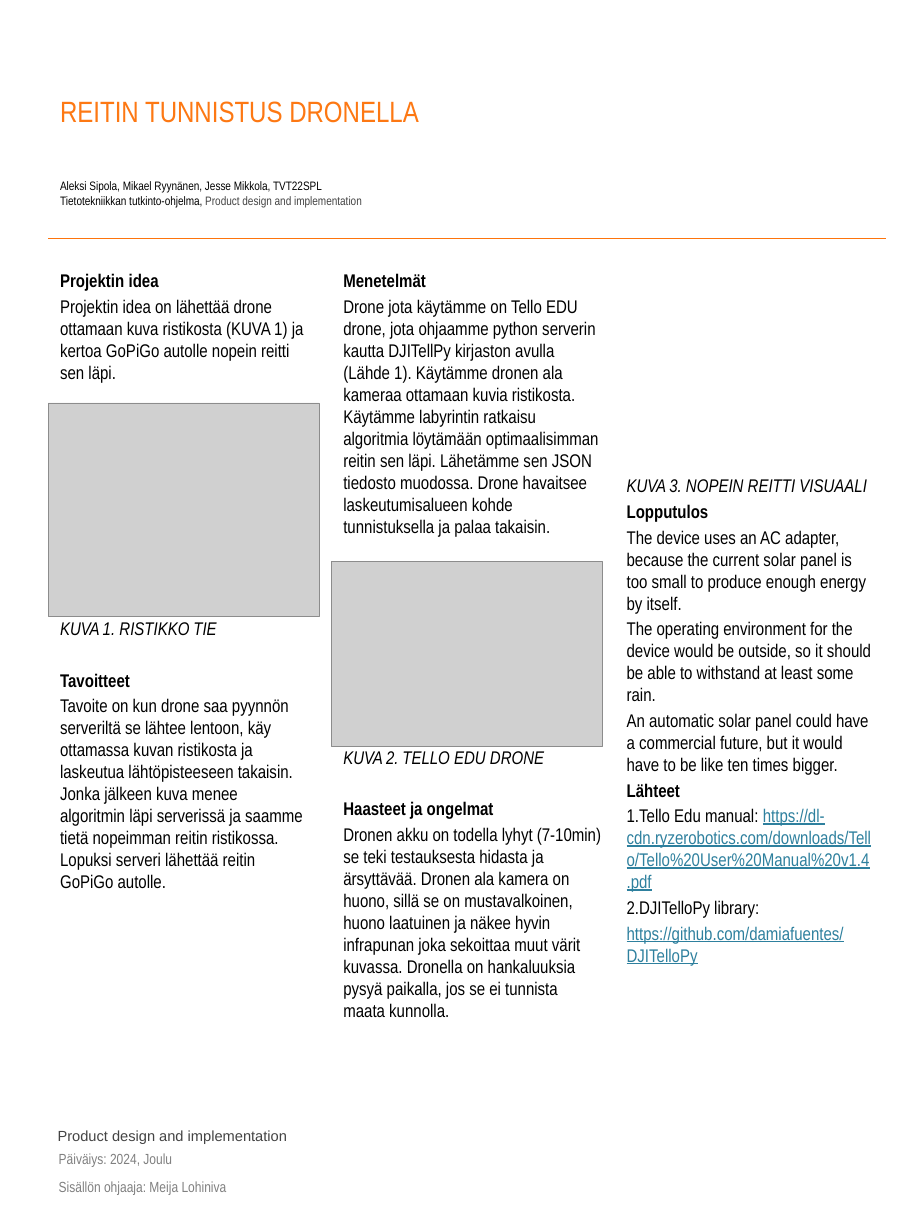
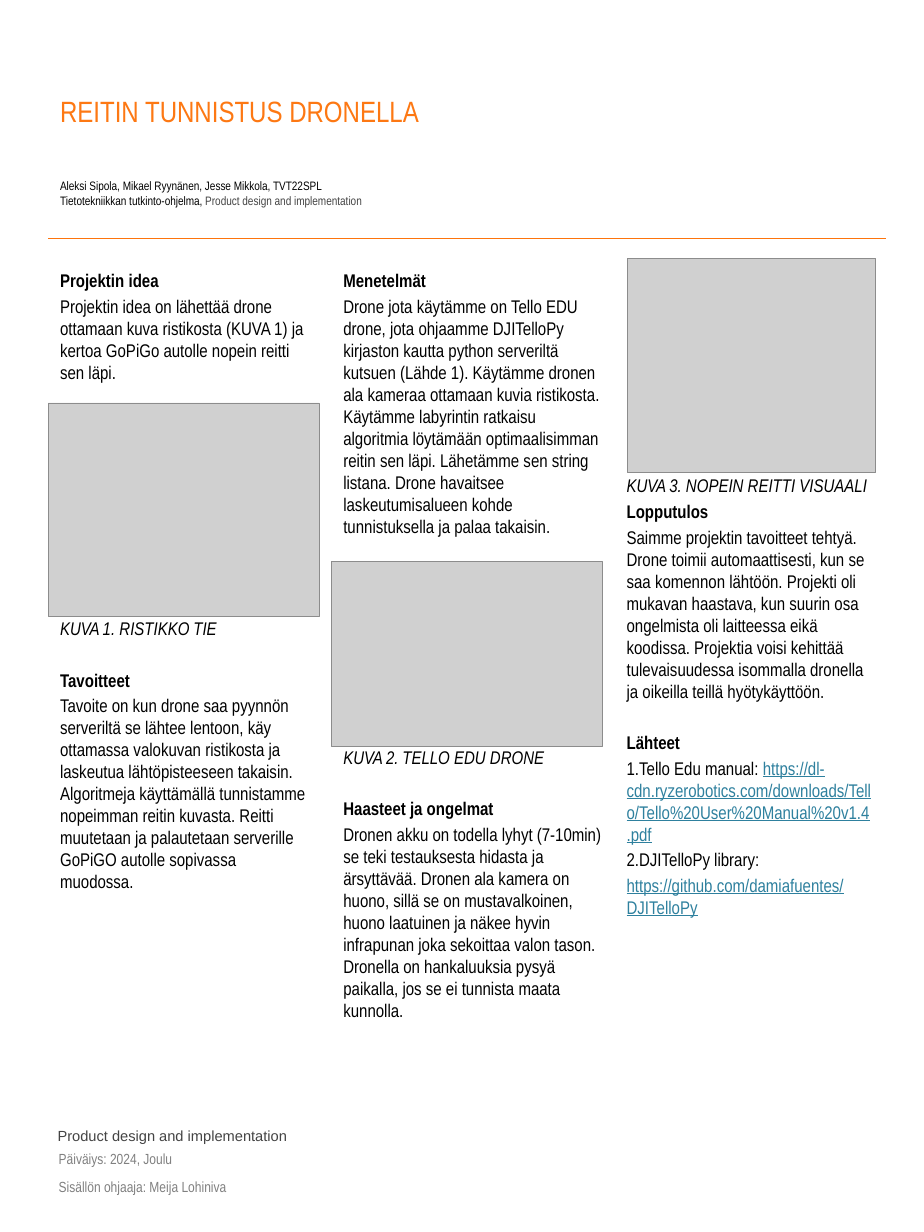
Before and after one commit to ProductDesignAndImplementation-2024/tello-drone-controller, a slide deck: slide 1 of documentation/Drone Posteri.pptx. Drawn at 924x1232 pixels with LibreOffice and Linux fonts; fonts in the diff are those of the drawing; grey boxes stand for pictures; background and template pictures are left out. Boxes give left, top, right and bottom in pixels: in the first picture for what was removed or moved away, otherwise in the second. Text is boxed around its words. In the diff, an @@ line names an element or a change of style, - is before the commit and + after.

```diff
--- a/documentation/Drone Posteri.pptx
+++ b/documentation/Drone Posteri.pptx
@@ picture added at (x1=627, y1=258, x2=876, y2=473) @@
@@ text at (x1=343, y1=299, x2=599, y2=537): text changed @@
-Drone jota käytämme on Tello EDU drone, jota ohjaamme python serverin kautta DJITellPy kirjaston avulla (Lähde 1). Käytämme dronen ala kameraa ottamaan kuvia ristikosta. Käytämme labyrintin ratkaisu algoritmia löytämään optimaalisimman reitin sen läpi. Lähetämme sen JSON tiedosto muodossa. Drone havaitsee laskeutumisalueen kohde tunnistuksella ja palaa takaisin.
+Drone jota käytämme on Tello EDU drone, jota ohjaamme DJITelloPy kirjaston kautta python serveriltä kutsuen (Lähde 1). Käytämme dronen ala kameraa ottamaan kuvia ristikosta. Käytämme labyrintin ratkaisu algoritmia löytämään optimaalisimman reitin sen läpi. Lähetämme sen string listana. Drone havaitsee laskeutumisalueen kohde tunnistuksella ja palaa takaisin.
@@ text at (x1=627, y1=530, x2=865, y2=702): text changed @@
-The device uses an AC adapter, because the current solar panel is too small to produce enough energy by itself.
-The operating environment for the device would be outside, so it should be able to withstand at least some rain.
-An automatic solar panel could have a commercial future, but it would have to be like ten times bigger.
+Saimme projektin tavoitteet tehtyä. Drone toimii automaattisesti, kun se saa komennon lähtöön. Projekti oli mukavan haastava, kun suurin osa ongelmista oli laitteessa eikä koodissa. Projektia voisi kehittää tulevaisuudessa isommalla dronella ja oikeilla teillä hyötykäyttöön.
@@ text at (x1=60, y1=698, x2=305, y2=888): text changed @@
-Tavoite on kun drone saa pyynnön serveriltä se lähtee lentoon, käy ottamassa kuvan ristikosta ja laskeutua lähtöpisteeseen takaisin. Jonka jälkeen kuva menee algoritmin läpi serverissä ja saamme tietä nopeimman reitin ristikossa. Lopuksi serveri lähettää reitin GoPiGo autolle.
+Tavoite on kun drone saa pyynnön serveriltä se lähtee lentoon, käy ottamassa valokuvan ristikosta ja laskeutua lähtöpisteeseen takaisin. Algoritmeja käyttämällä tunnistamme nopeimman reitin kuvasta. Reitti muutetaan ja palautetaan serverille GoPiGO autolle sopivassa muodossa.
@@ text at (x1=343, y1=827, x2=601, y2=1017): text changed @@
-Dronen akku on todella lyhyt (7-10min) se teki testauksesta hidasta ja ärsyttävää. Dronen ala kamera on huono, sillä se on mustavalkoinen, huono laatuinen ja näkee hyvin infrapunan joka sekoittaa muut värit kuvassa. Dronella on hankaluuksia pysyä paikalla, jos se ei tunnista maata kunnolla.
+Dronen akku on todella lyhyt (7-10min) se teki testauksesta hidasta ja ärsyttävää. Dronen ala kamera on huono, sillä se on mustavalkoinen, huono laatuinen ja näkee hyvin infrapunan joka sekoittaa valon tason. Dronella on hankaluuksia pysyä paikalla, jos se ei tunnista maata kunnolla.
```
Also in this commit, not shown: 1 other file.
